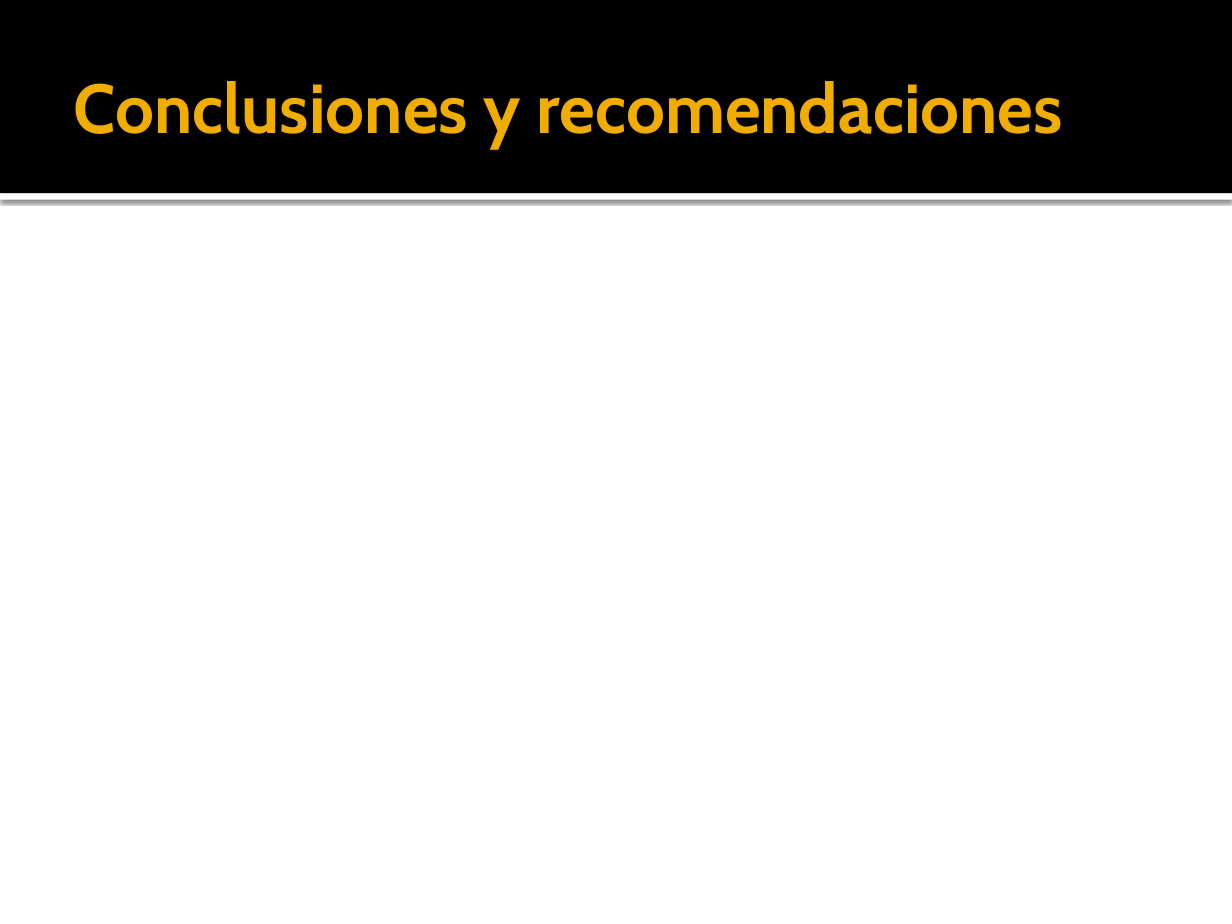
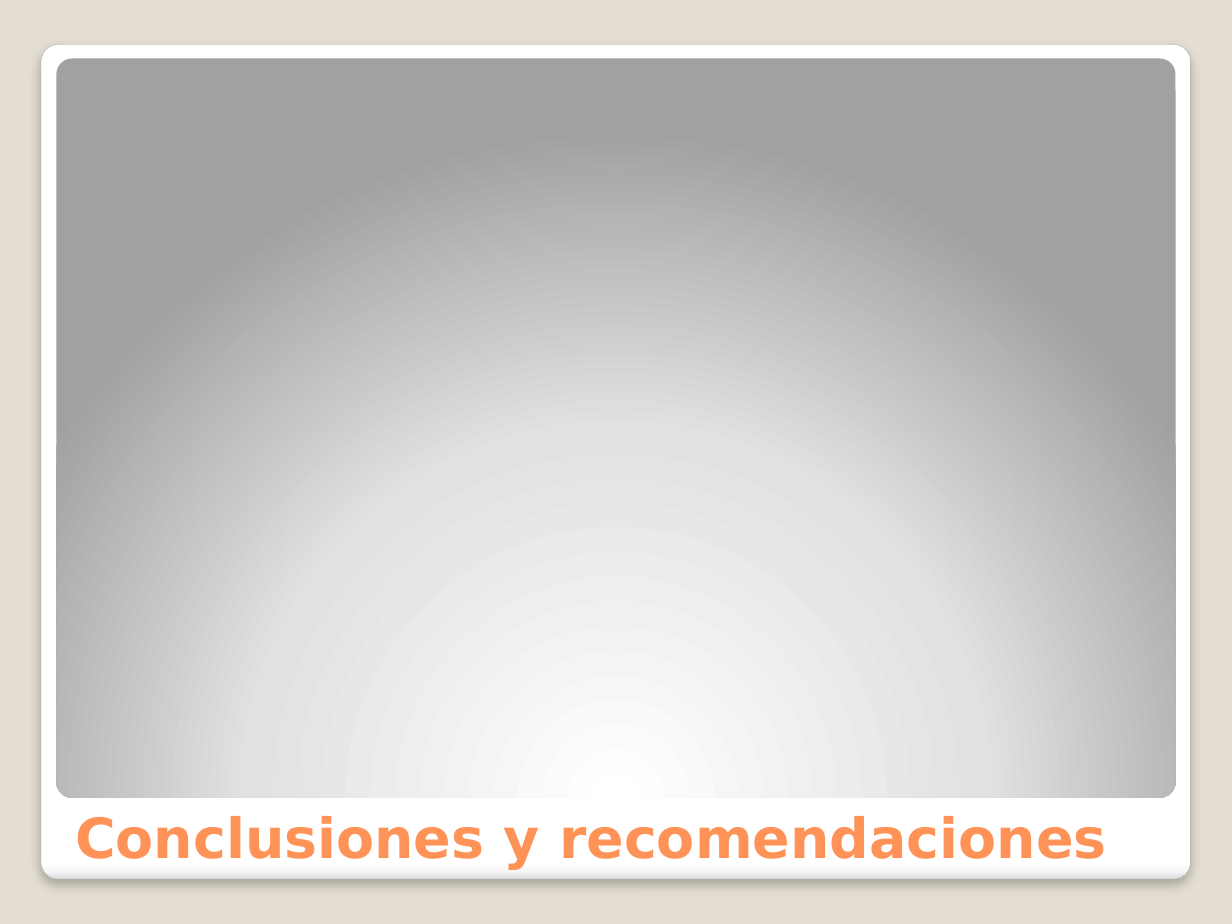
Before and after one commit to cuonglun12/pits-bi-real-time, a slide deck: slide 4 of Presentacion/Solución de Inteligencia de Negocios.pptx. Drawn at 1232x924 pixels with LibreOffice and Linux fonts; fonts in the diff are those of the drawing. Boxes give left, top, right and bottom in pixels: in the first picture for what was removed or moved away, otherwise in the second. Text is boxed around its words. In the diff, an @@ line names an element or a change of style, - is before the commit and + after.

```diff
--- a/Presentacion/Solución de Inteligencia de Negocios.pptx
+++ b/Presentacion/Solución de Inteligencia de Negocios.pptx
@@ background #FFFFFF to #E3DED1 @@
@@ rectangle removed at (0,0,1232,193) @@
@@ rounded rectangle added at (41,44,1190,880), fill gradient #FFFFFF to #F7F7F7 to #DADADA, outline #A4A4A4 0.16 pt @@
@@ rounded rectangle added at (57,58,1175,797), fill gradient #FFFFFF to #E1E1E1 to #A2A2A2 @@
@@ rectangle removed at (0,193,1232,200) @@
@@ title "Conclusiones y recomendaciones": place and size @@
-title "Conclusiones y recomendaciones" at (74,81,1063,148)
+title "Conclusiones y recomendaciones" at (75,816,1106,869)
@@ title "Conclusiones y recomendaciones" at (75,816,1106,869): size 40.5 to 32.4 pt, font Cabin to DejaVu Sans, text colour #F0AD00 to #FF9258; vertical alignment middle to bottom @@
```
Also in this commit, not shown: 5 other slides changed, 1 slide added, 1 slide removed.
